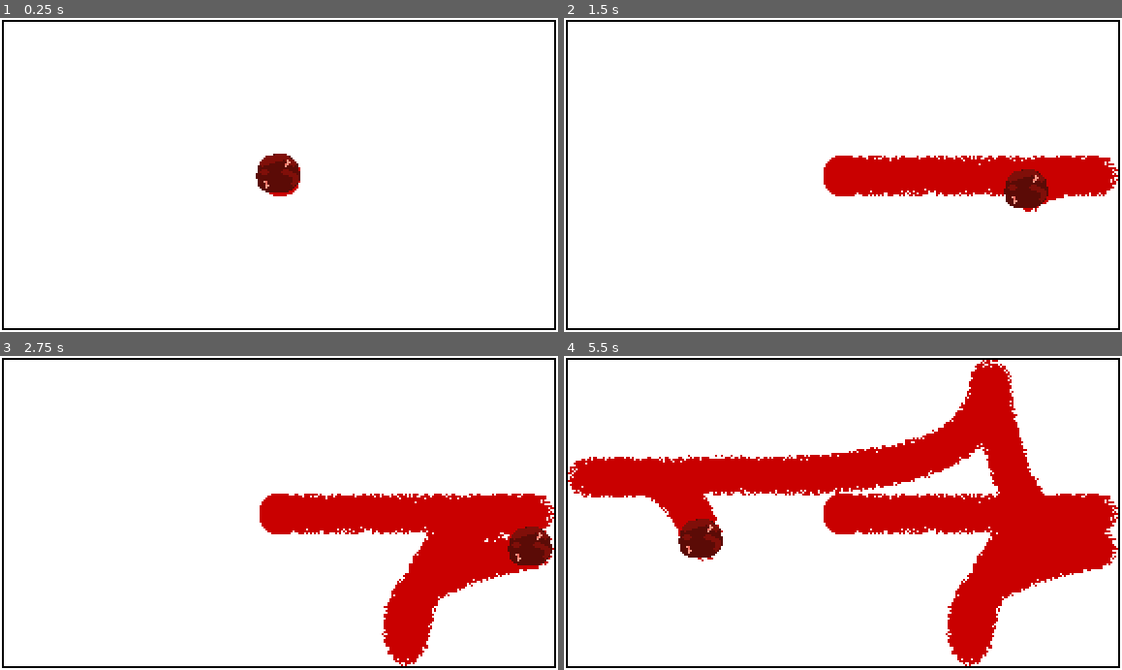
Above: before the commit, frames 1-4 (two rows, left to right).
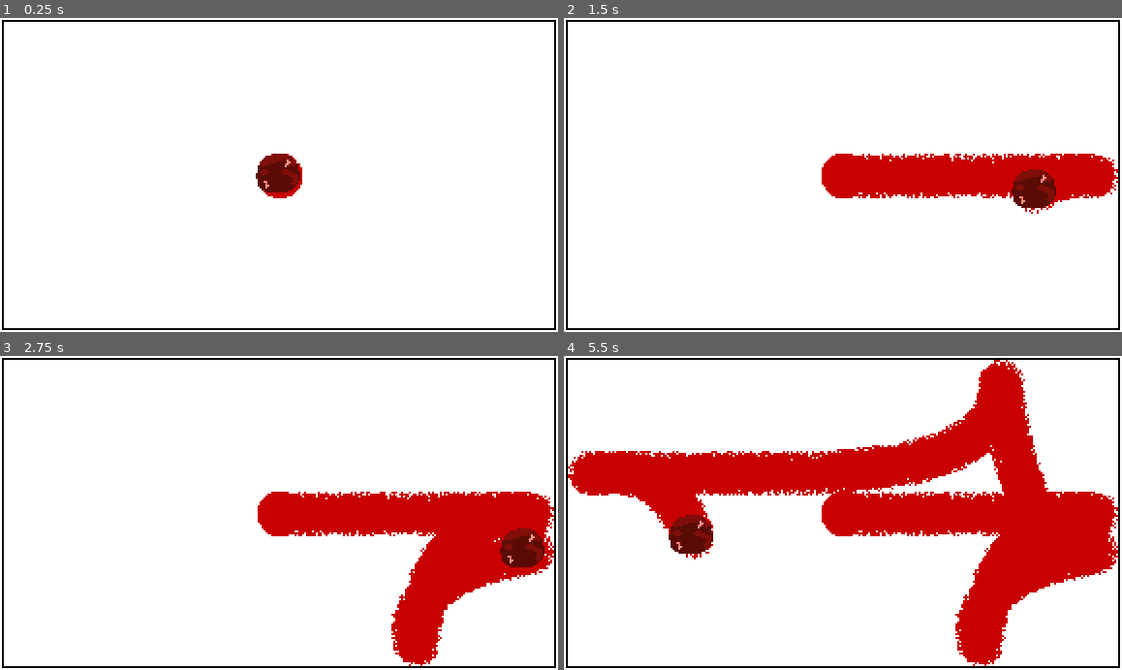
Above: after the commit, the same moments.

Repository: fawfle/blood-jam-cu
Game: Godot game, scene res://scenes/main.tscn
The game is run twice, just before and just after one commit, with the same random seed, the same clock (stepped at 60 frames per second) and the same inputs.
Inputs:
- Up to frame 1 (0.25 s): no input
- Up to frame 2 (1.5 s): tap Enter at 0.5, 1.35 s; hold D (right) 0.53-1.28 s; tap Shift (dash) at 0.6 s; hold S (backward) from 1.28 s (still down)
- Up to frame 3 (2.75 s): release S (backward) at 2.03 s; hold D (right) from 2.03 s (still down); tap Backspace at 2.1 s
- Up to frame 4 (5.5 s): release D (right) at 2.78 s; hold W (forward) 2.78-3.53 s; tap one key every 0.75 s from 2.85 s: 0 9 Shift (dash) Enter; hold A (left) 3.53-5.03 s; hold S (backward) from 5.03 s (still down)

The runs differ from the first frame. In frame 1, less than 0.1% of the frame differs, in the area x 47-55%, y 43-58%; in frame 2, 1.4%; in frame 3, 2.7%; in frame 4, 6.0%, in the area x 0-100%, y 1-99%.

Commit message:
fixed rad for real

Diff:
--- a/scenes/ground/ground.gd
+++ b/scenes/ground/ground.gd
@@ -23,12 +23,12 @@
 	# (material as ShaderMaterial).set_shader_parameter("blood", blood_texture)
 
 func paint_circle(circle_pos: Vector2i, radius: int) -> int:
-	radius += 1
+	radius += 2
 	circle_pos += room_size / 2
 	var painted_pixels = 0;
-	var start_x: int = max(circle_pos.x - radius, 0)
+	var start_x: int = max(circle_pos.x - radius - 10, 0)
 	var end_x: int = min(circle_pos.x + radius, room_size.x)
-	var start_y: int = max(circle_pos.y - radius, 0)
+	var start_y: int = max(circle_pos.y - radius - 10, 0)
 	var end_y: int = min(circle_pos.y + radius, room_size.y)
 
 	for x in range(start_x, end_x):
--- a/scenes/main.gd
+++ b/scenes/main.gd
@@ -30,9 +30,6 @@
 	right_wall.update_size(Vector2(WALL_WIDTH, room_size.y))
 	top_wall.update_size(Vector2(room_size.x, WALL_WIDTH))
 	bottom_wall.update_size(Vector2(room_size.x, WALL_WIDTH))
-	# i'm going crazy
-	left_wall.collision_shape.position = Vector2.LEFT
-	top_wall.collision_shape.position = Vector2.UP
 
 	print(left_wall.global_position)
 	print(right_wall.global_position)
--- a/scenes/player/player.tscn
+++ b/scenes/player/player.tscn
@@ -80,6 +80,7 @@
 script = ExtResource("1_8afob")
 
 [node name="AnimatedSprite2D" type="AnimatedSprite2D" parent="."]
+z_index = 5
 sprite_frames = SubResource("SpriteFrames_gx1jg")
 animation = &"idle_mid"
 frame_progress = 0.90648526
